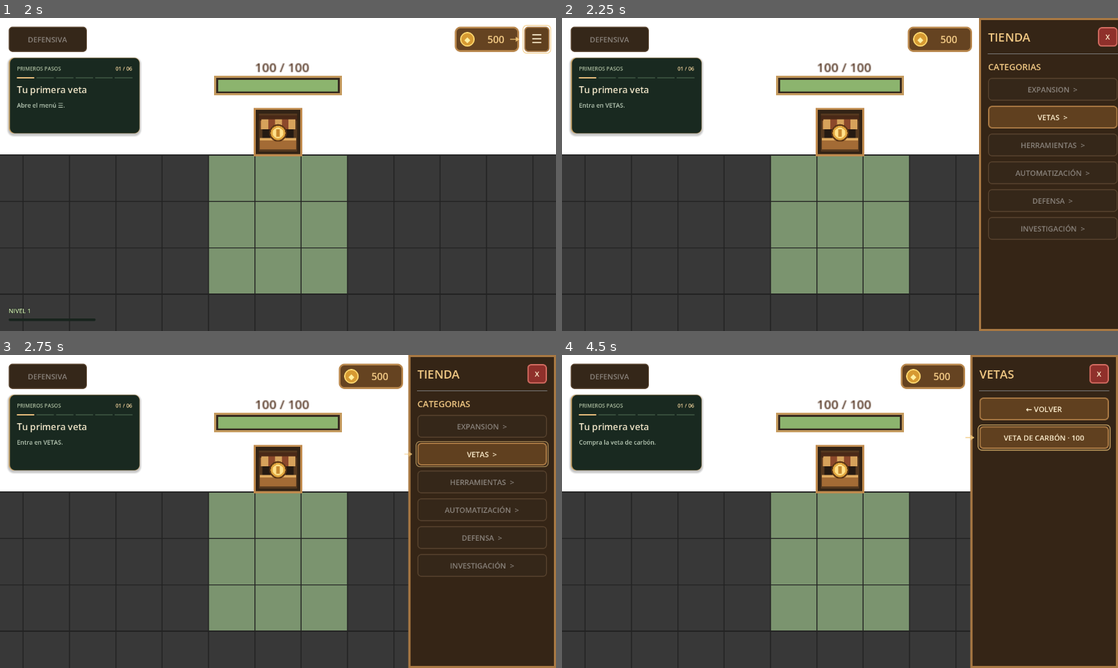
Above: before the commit, frames 1-4 (two rows, left to right).
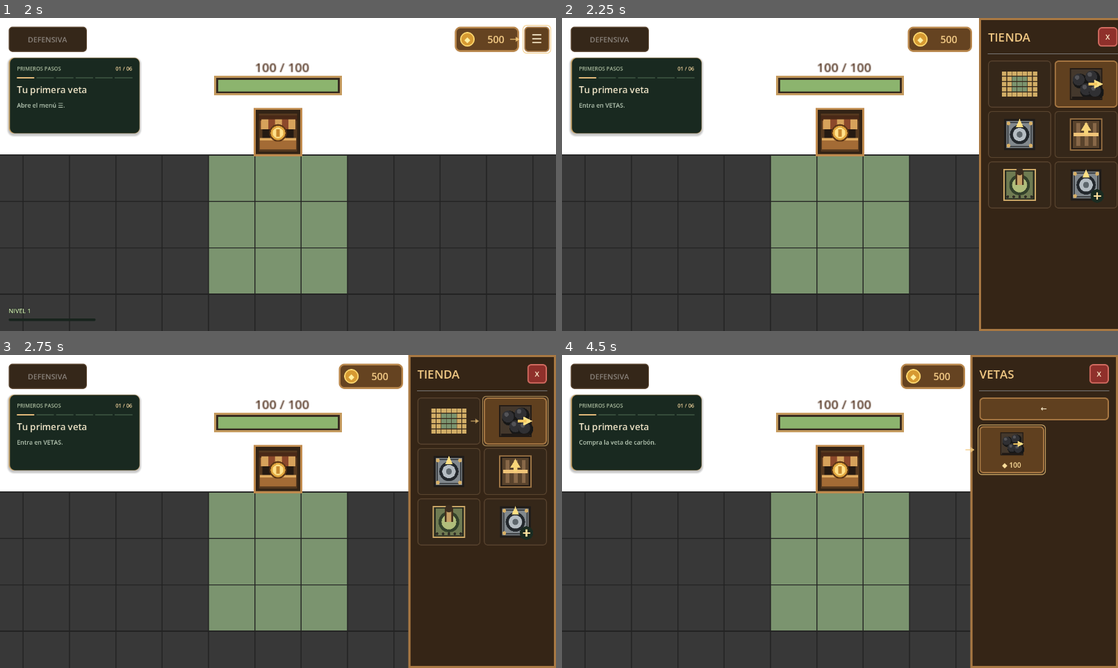
Above: after the commit, the same moments.

Repository: Therix13/MinerZombier
Game: Godot game, scene res://main.tscn
Same seed, same stepped clock (60 frames per second), same inputs: the game is played once before the commit and once after it.
Inputs (mouse positions are in pixels of both pictures, inside the frame that each line leads up to; where the layout moved, square brackets give the same spot in the first picture):
- Up to frame 1 (2 s): tap Enter at 0.5 s; move the mouse to (400, 158) at 0.52 s; tap Backspace at 0.6 s; click (400, 158) at 0.67 s; click "Omitir" at 1.25 s
- Up to frame 2 (2.25 s): click "☰" at 2 s
- Up to frame 3 (2.75 s): no input
- Up to frame 4 (4.5 s): click "X" at 2.75 s; click "☰" at 3.5 s; click (1079, 420) [1045, 455] at 4.25 s

Frame 1 is identical in both runs. In frame 2, 5.7% of the frame differs, in the area x 76-100%, y 13-71%; in frame 3, 5.9%, in the area x 72-99%, y 13-71%; in frame 4, 2.3%.

Commit message:
Replace shop text lists with previews of in-game items

Diff:
--- a/Scripts/shop_manager.gd
+++ b/Scripts/shop_manager.gd
@@ -35,6 +35,7 @@
 	"AUTOMATIZACIÓN": ["straight", "corner_right", "corner_left", "junction"],
 }
 const RESOURCE_LABELS := {"coal": "CARBÓN · NIVEL 1", "brass": "LATÓN · NIVEL 1", "coal_2": "CARBÓN · NIVEL 2", "brass_2": "LATÓN · NIVEL 2"}
+const CATEGORY_ART := {"EXPANSION": "expansion", "VETAS": "coal", "HERRAMIENTAS": "drill", "AUTOMATIZACIÓN": "junction", "DEFENSA": "launcher", "INVESTIGACIÓN": "research", "RECURSOS": "resources"}
 const RESEARCH_VIEW := {
 	"drill": ["drill", "Taladro", "Automático"],
 	"brass": ["ore", "Latón", "Nueva veta"],
@@ -75,6 +76,7 @@
 var research_details: Dictionary = {}
 var item_buttons: Dictionary = {}
 var resource_buttons: Dictionary = {}
+var item_grid: GridContainer
 var category_buttons: Dictionary = {}
 var purchase_buttons: Dictionary = {}
 var fallback_display: CanvasLayer
@@ -394,18 +396,22 @@
 	var header := HBoxContainer.new()
 	header.mouse_filter = Control.MOUSE_FILTER_IGNORE
 	column.add_child(header)
-	var icon := ResearchIcon.new()
-	icon.kind = view[0]
-	icon.custom_minimum_size = Vector2(28, 28)
+	var icon := ItemPreview.new()
+	icon.kind = {"straight_belt": "straight", "curved_belts": "corner_right", "junction_belt": "junction"}.get(technology_id, technology_id)
+	icon.custom_minimum_size = Vector2(64, 64)
+	icon.size_flags_horizontal = Control.SIZE_EXPAND_FILL
 	header.add_child(icon)
 	var rank := compact_research_label("", 13)
 	rank.size_flags_horizontal = Control.SIZE_EXPAND_FILL
 	rank.horizontal_alignment = HORIZONTAL_ALIGNMENT_RIGHT
 	header.add_child(rank)
+	rank.hide()
 	var title := compact_research_label(view[1], 14)
 	column.add_child(title)
+	title.hide()
 	var effect := compact_research_label(view[2], 11)
 	column.add_child(effect)
+	effect.hide()
 	var footer := HBoxContainer.new()
 	footer.mouse_filter = Control.MOUSE_FILTER_IGNORE
 	footer.size_flags_vertical = Control.SIZE_EXPAND_FILL
@@ -452,7 +458,7 @@
 		button.mouse_default_cursor_shape = Control.CURSOR_POINTING_HAND if available else Control.CURSOR_ARROW
 		for name in ["title", "effect", "cost", "rank"]:
 			details[name].add_theme_color_override("font_color", color)
-		details["icon"].tint = color
+		details["icon"].tint = Color.WHITE if researched or available else Color(1, 1, 1, 0.5)
 		details["icon"].queue_redraw()
 		details["state_icon"].kind = "done" if researched else ("add" if available else "lock")
 		details["state_icon"].tint = color
@@ -675,6 +681,46 @@
 	button.add_theme_stylebox_override("disabled", create_style("#352719", "#59442f", 2, 8))
 	return button
 
+# Catalog tiles show the same models that are drawn on the playing field.
+func catalog_grid() -> GridContainer:
+	if item_grid == null:
+		item_grid = GridContainer.new()
+		item_grid.columns = 2
+		item_grid.size_flags_horizontal = Control.SIZE_EXPAND_FILL
+		item_grid.add_theme_constant_override("h_separation", 8)
+		item_grid.add_theme_constant_override("v_separation", 8)
+		shop_content.add_child(item_grid)
+	return item_grid
+
+func create_art_button(kind: String, description: String, price: int = -1) -> Button:
+	var button := create_button("")
+	button.custom_minimum_size = Vector2(116, 108)
+	button.size_flags_horizontal = Control.SIZE_EXPAND_FILL
+	button.tooltip_text = description
+	var margin := MarginContainer.new()
+	margin.set_anchors_and_offsets_preset(Control.PRESET_FULL_RECT)
+	margin.mouse_filter = Control.MOUSE_FILTER_IGNORE
+	for side in ["left", "top", "right", "bottom"]:
+		margin.add_theme_constant_override("margin_" + side, 8)
+	button.add_child(margin)
+	var column := VBoxContainer.new()
+	column.mouse_filter = Control.MOUSE_FILTER_IGNORE
+	column.add_theme_constant_override("separation", 4)
+	margin.add_child(column)
+	var art := ItemPreview.new()
+	art.kind = kind
+	art.custom_minimum_size = Vector2(64, 64)
+	art.size_flags_vertical = Control.SIZE_EXPAND_FILL
+	column.add_child(art)
+	var cost := create_label("◆ %d" % price, 16, Color("#ffdf9c"))
+	cost.horizontal_alignment = HORIZONTAL_ALIGNMENT_CENTER
+	cost.mouse_filter = Control.MOUSE_FILTER_IGNORE
+	cost.visible = price >= 0
+	column.add_child(cost)
+	button.set_meta("price_label", cost)
+	button.set_meta("item_art", art)
+	return button
+
 func create_label(value: String, font_size: int = 17, color: Color = Color("#f0e0c8")) -> Label:
 	var label := Label.new()
 	label.text = value
@@ -764,7 +810,8 @@
 	close_button.pressed.connect(close_shop)
 	header.add_child(close_button)
 	content.add_child(HSeparator.new())
-	fixed_back_button = create_button("← VOLVER")
+	fixed_back_button = create_button("←")
+	fixed_back_button.tooltip_text = "Volver"
 	fixed_back_button.pressed.connect(show_categories)
 	fixed_back_button.hide()
 	content.add_child(fixed_back_button)
@@ -830,6 +877,7 @@
 			show_categories()
 
 func clear_content() -> void:
+	item_grid = null
 	item_buttons.clear()
 	resource_buttons.clear()
 	category_buttons.clear()
@@ -847,15 +895,14 @@
 	fixed_back_button.hide()
 	shop_scroll.scroll_vertical = 0
 	clear_content()
-	shop_content.add_child(create_label("CATEGORIAS", 20, Color("#f3ca85")))
 	var categories: Array = CATEGORIES.duplicate()
 	if economy.developer_mode: categories.append("RECURSOS")
 	for category in categories:
-		var button := create_button(category + "  >")
+		var button := create_art_button(CATEGORY_ART[category], category.capitalize())
 		button.disabled = cycle != null and cycle.is_guided_tutorial_active() and tutorial_purchase().get("category", "") != category
 		button.pressed.connect(open_category.bind(category))
 		category_buttons[category] = button
-		shop_content.add_child(button)
+		catalog_grid().add_child(button)
 	if cycle != null: update_cycle()
 
 func open_category(category: String) -> void:
@@ -870,25 +917,23 @@
 		"RECURSOS":
 			var interactions: Node = get_parent().get_parent().get_node("WorldInteractions")
 			for kind: String in RESOURCE_LABELS:
-				var button := create_button(RESOURCE_LABELS[kind])
+				var button := create_art_button("ore:" + kind, RESOURCE_LABELS[kind])
 				button.pressed.connect(interactions.select_resource.bind(kind))
 				resource_buttons[kind] = button
-				shop_content.add_child(button)
+				catalog_grid().add_child(button)
 		"INVESTIGACIÓN":
 			build_research_content()
 		"EXPANSION":
-			shop_content.add_child(create_label("AMPLIACION DE LA BASE", 18, Color("#f3ca85")))
-			shop_content.add_child(create_label("Tamaño actual: %dx%d" % [grid.cave_width, grid.cave_height]))
-			var button := create_button("")
+			var button := create_art_button("expansion", "Ampliar a 7 × 5", economy.EXPANSION_PRICE)
 			if grid.cave_width >= 7:
-				button.text = "EXPANSION MAXIMA: 7x5"
+				button.get_meta("price_label").text = "✓"
+				button.tooltip_text = "Base ampliada a 7 × 5"
 				button.disabled = true
 			else:
-				button.text = "AMPLIAR A 7x5 - 500"
 				button.disabled = not economy.can_afford(economy.EXPANSION_PRICE)
 				button.pressed.connect(request_item.bind("expansion", expansion_requested))
 			purchase_buttons["expansion"] = button
-			shop_content.add_child(button)
+			catalog_grid().add_child(button)
 		"VETAS":
 			add_item_button("VETA DE CARBÓN · 100", economy.COAL_VEIN_PRICE, "coal", coal_vein_requested)
 			add_item_button("VETA DE LATÓN · 150", economy.BRASS_VEIN_PRICE, "brass", brass_vein_requested)
@@ -903,31 +948,32 @@
 		"DEFENSA":
 			var left_cell: Vector2i = grid.defense_cell("left")
 			var right_cell: Vector2i = grid.defense_cell("right")
-			var platforms_button := create_button("DESBLOQUEAR DEFENSAS - 100")
+			var platforms_button := create_art_button("platform", "Desbloquear plataformas de defensa", economy.DEFENSE_TILE_PRICE)
 			if grid.defense_tiles.has(left_cell) and grid.defense_tiles.has(right_cell):
-				platforms_button.text = "DEFENSAS - COMPRADAS"
+				platforms_button.get_meta("price_label").text = "✓"
+				platforms_button.tooltip_text = "Plataformas desbloqueadas"
 				platforms_button.disabled = true
 			else:
 				platforms_button.disabled = not economy.can_afford(economy.DEFENSE_TILE_PRICE)
 				platforms_button.pressed.connect(unlock_defense_platforms)
-			shop_content.add_child(platforms_button)
+			catalog_grid().add_child(platforms_button)
 			platforms_button.disabled = platforms_button.disabled or not tutorial_allows_item("defense_platforms")
 			purchase_buttons["defense_platforms"] = platforms_button
-			var launcher_button := create_button("LANZAPEPITAS - GRATIS" if cycle != null and cycle.free_launcher_available else "LANZAPEPITAS - 200")
+			var launcher_button := create_art_button("launcher", "Lanzapepitas", 0 if cycle != null and cycle.free_launcher_available else economy.LAUNCHER_PRICE)
 			launcher_button.disabled = not (cycle != null and cycle.free_launcher_available) and not economy.can_afford(economy.LAUNCHER_PRICE)
 			launcher_button.disabled = launcher_button.disabled or not tutorial_allows_item("launcher")
 			launcher_button.pressed.connect(request_item.bind("launcher", launcher_requested))
 			purchase_buttons["launcher"] = launcher_button
-			shop_content.add_child(launcher_button)
+			catalog_grid().add_child(launcher_button)
 	if cycle != null: update_cycle()
 
 func add_item_button(text: String, price: int, item: String, request: Signal) -> void:
 	if progression != null and not progression.is_item_unlocked(item): return
-	var button := create_button(text)
+	var button := create_art_button(item, text.get_slice(" · ", 0), price)
 	button.pressed.connect(request_item.bind(item, request))
-	item_buttons[item] = {"button": button, "price": price}
+	item_buttons[item] = {"button": button, "price": price, "name": text.get_slice(" · ", 0)}
 	purchase_buttons[item] = button
-	shop_content.add_child(button)
+	catalog_grid().add_child(button)
 	refresh_item_buttons()
 
 func request_item(item: String, request: Signal) -> void:
@@ -947,9 +993,9 @@
 		var button: Button = item_buttons[item]["button"]
 		var unlocked: bool = progression == null or progression.is_item_unlocked(item)
 		button.disabled = not unlocked or not economy.can_afford(item_buttons[item]["price"]) or not tutorial_allows_item(item) or (cycle != null and (cycle.is_night or cycle.defeated))
-		button.tooltip_text = ""
+		button.tooltip_text = item_buttons[item].get("name", item)
 		if not unlocked:
-			button.tooltip_text = "Investigar: %s" % progression.RESEARCHES[progression.ITEM_RESEARCH[item]]["name"]
+			button.tooltip_text += "\nInvestigar: %s" % progression.RESEARCHES[progression.ITEM_RESEARCH[item]]["name"]
 
 func unlock_defense_platforms() -> void:
 	if not tutorial_allows_item("defense_platforms") or (cycle != null and not cycle.allows_action("unlock_defense")):
@@ -1076,3 +1122,75 @@
 				draw_arc(Vector2(16, 13), 7, PI, TAU, 16, tint, 2.5, true)
 				draw_rect(Rect2(6, 13, 20, 15), tint, false, 2.5)
 				draw_line(Vector2(16, 18), Vector2(16, 23), tint, 2.5, true)
+
+# Isolated drawing nodes reuse the world artwork without joining its simulation.
+class ItemPreview extends Control:
+	var kind := "coal"
+	var tint := Color.WHITE:
+		set(value):
+			tint = value
+			modulate = value
+	var model: Node2D
+
+	func _init() -> void:
+		mouse_filter = Control.MOUSE_FILTER_IGNORE
+
+	func _ready() -> void:
+		if kind == "compactor":
+			model = CompactorArt.new()
+		else:
+			model = ItemArt.new()
+			model.kind = kind
+		add_child(model)
+		resized.connect(layout_model)
+		layout_model()
+
+	func layout_model() -> void:
+		model.position = size * 0.5
+		model.scale = Vector2.ONE * minf(size.x, size.y) / 54.0
+
+class CompactorArt extends "res://Scripts/compactor_manager.gd":
+	func _ready() -> void:
+		set_process(false)
+		set_process_input(false)
+		set_process_unhandled_input(false)
+
+	func _draw() -> void:
+		draw_machine(Vector2.ZERO, {"direction": 0, "kind": "", "count": 0})
+
+class ItemArt extends "res://Scripts/world_renderer.gd":
+	var kind := "coal"
+
+	func _init() -> void:
+		grid = preload("res://Scripts/grid_manager.gd").new()
+		mining = preload("res://Scripts/mining_manager.gd").new()
+		conveyors = preload("res://Scripts/conveyor_manager.gd").new()
+		drills = preload("res://Scripts/drill_manager.gd").new()
+		launchers = preload("res://Scripts/potato_launcher_manager.gd").new()
+
+	func _draw() -> void:
+		match kind:
+			"coal": draw_coal_vein(Vector2.ZERO, 1, 0, false)
+			"brass": draw_brass_vein(Vector2.ZERO, 1, 0, false)
+			"straight", "corner_right", "corner_left", "junction":
+				draw_conveyor(Vector2.ZERO, 0, false, kind)
+			"drill", "research":
+				draw_drill(Vector2.ZERO, 0, false)
+				if kind == "research":
+					draw_circle(Vector2(15, 15), 9, Color("#1a2b21"))
+					draw_line(Vector2(10, 15), Vector2(20, 15), Color("#ffdf9c"), 2)
+					draw_line(Vector2(15, 10), Vector2(15, 20), Color("#ffdf9c"), 2)
+			"launcher": draw_launcher(Vector2.ZERO, {"ammo": [], "angle": -PI * 0.5}, false)
+			"platform": draw_defense_platform(Rect2(-24, -24, 48, 48))
+			"resources":
+				draw_set_transform(Vector2.ZERO, 0, Vector2.ONE * 0.8)
+				draw_nugget(Vector2(-11, -5), "coal_2", 1)
+				draw_nugget(Vector2(11, 5), "brass_2", 1)
+			"expansion":
+				for y in range(5):
+					for x in range(7):
+						var owned: bool = x >= 2 and x <= 4 and y >= 1 and y <= 3
+						draw_rect(Rect2(-24 + x * 7, -17 + y * 7, 6, 6), Color("#7b946f") if owned else Color("#d1ad66"))
+			_:
+				if kind.begins_with("ore:"):
+					draw_nugget(Vector2.ZERO, kind.trim_prefix("ore:"), 1)
